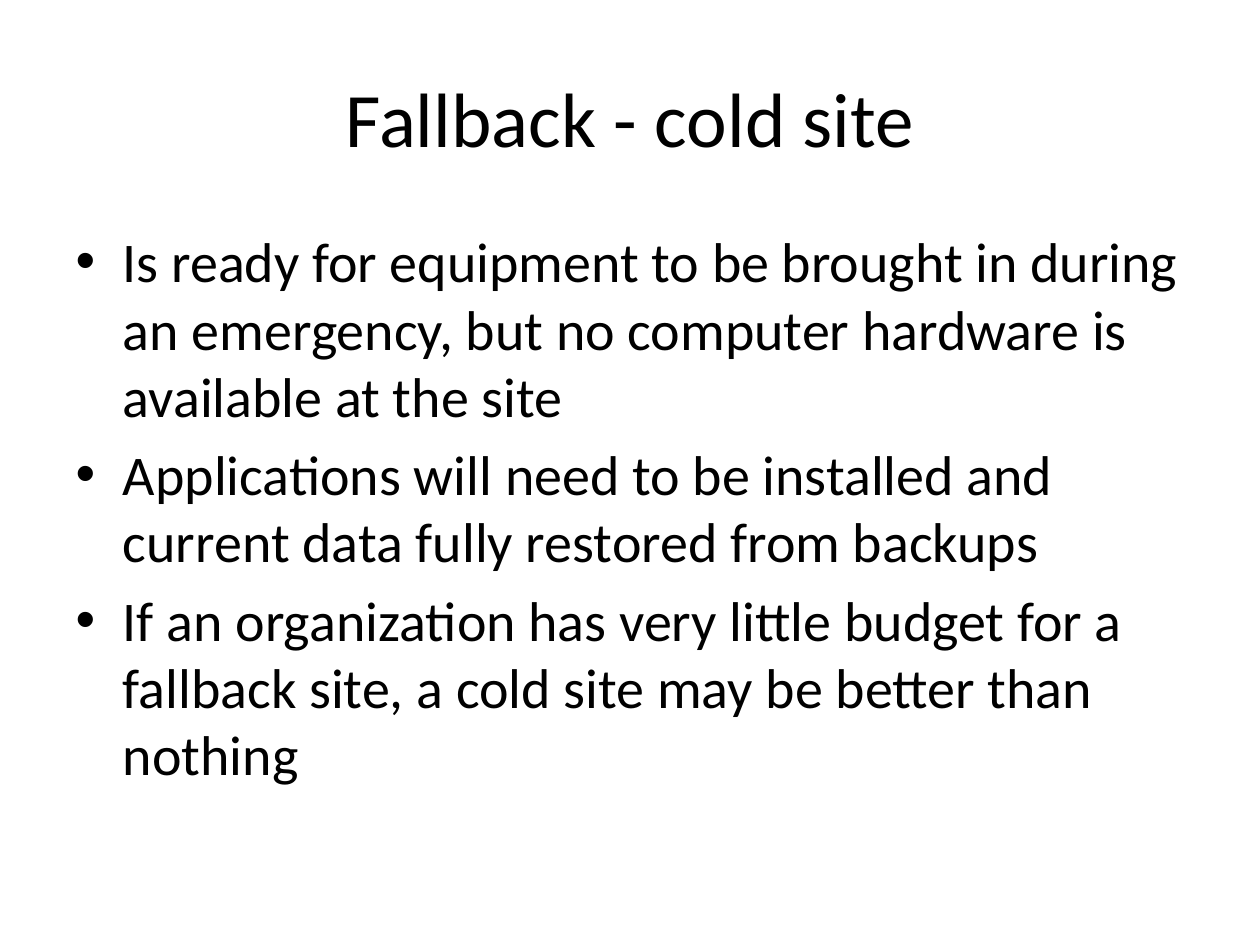
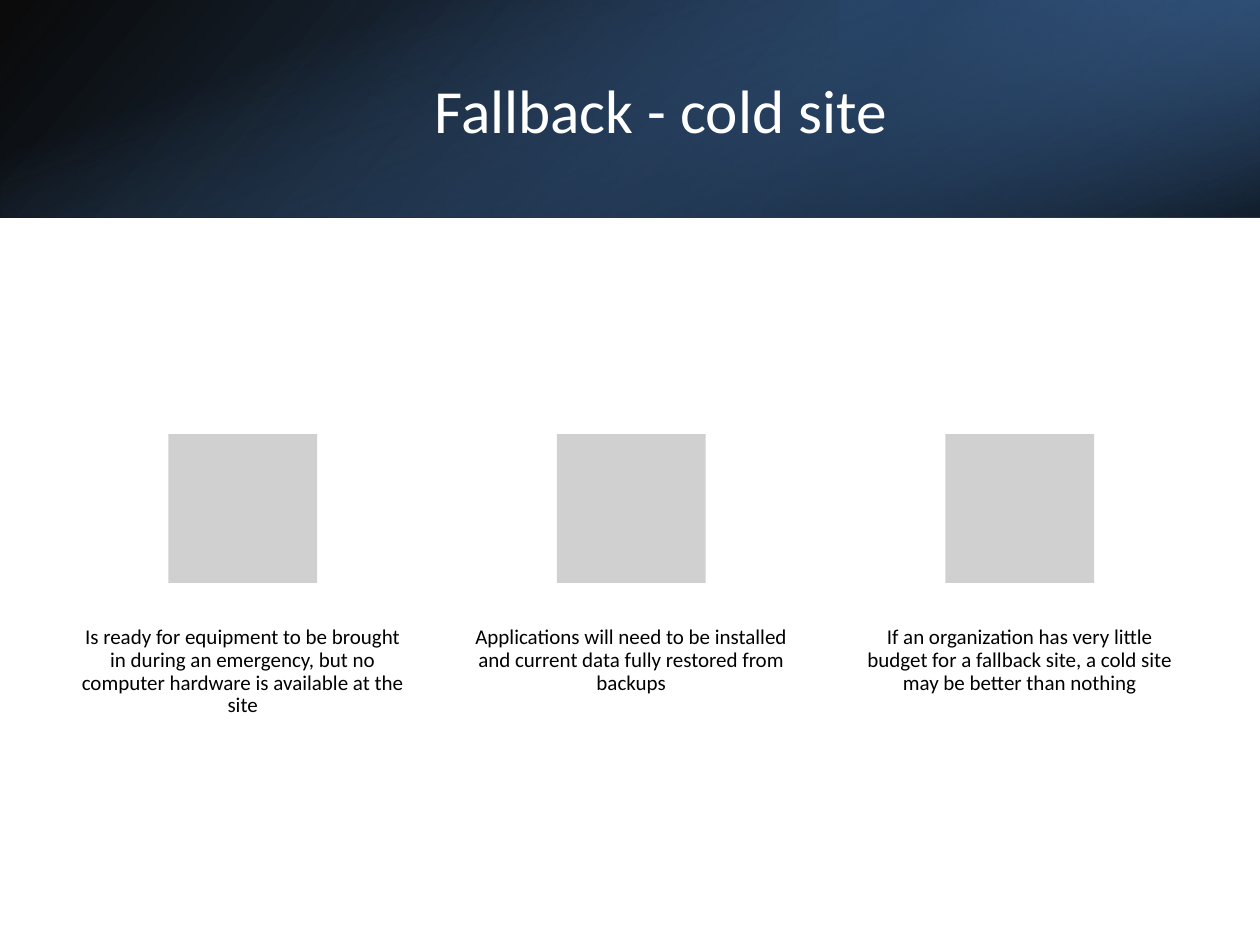
Before and after one commit to SannioEvolution/Material, a slide deck: slide 27 of 18 - Major Causes of Maintenance Problems- Infrastructure code smells.pptx (slide 25 before the commit). Drawn at 1260x945 pixels with LibreOffice and Linux fonts; fonts in the diff are those of the drawing; grey boxes stand for pictures. Boxes give left, top, right and bottom in pixels: in the first picture for what was removed or moved away, otherwise in the second. Text is boxed around its words. In the diff, an @@ line names an element or a change of style, - is before the commit and + after.

```diff
--- a/18 - Major Causes of Maintenance Problems- Infrastructure code smells.pptx
+++ b/18 - Major Causes of Maintenance Problems- Infrastructure code smells.pptx
@@ rectangle added at (x1=0, y1=0, x2=1260, y2=217), fill gradient #000000 to #376092 @@
@@ rectangle added at (x1=0, y1=0, x2=1260, y2=217), fill gradient #4F81BD to #000000 @@
@@ rectangle added at (x1=840, y1=0, x2=1260, y2=217), fill gradient #254061 to #4F81BD @@
@@ title "Fallback - cold site" moved from (x1=346, y1=93, x2=914, y2=148) to (x1=435, y1=90, x2=886, y2=134) @@
@@ title "Fallback - cold site" at (x1=435, y1=90, x2=886, y2=134): size 44 to 35 pt, text colour #000000 to #FFFFFF @@
@@ text removed at (x1=123, y1=243, x2=1177, y2=785) @@
-• Is ready for equipment to be brought in during an emergency, but no computer hardware is available at the site
-• Applications will need to be installed and current data fully restored from backups
-• If an organization has very little budget for a fallback site, a cold site may be better than nothing
@@ group added at (x1=82, y1=435, x2=1171, y2=712): 3 pictures, 3 texts @@
+Is ready for equipment to be brought in during an emergency, but no computer hardware is available at the site
+Applications will need to be installed and current data fully restored from backups
+If an organization has very little budget for a fallback site, a cold site may be better than nothing
```
Also in this commit, not shown: 13 other slides changed, 7 slides added, 1 other file.
